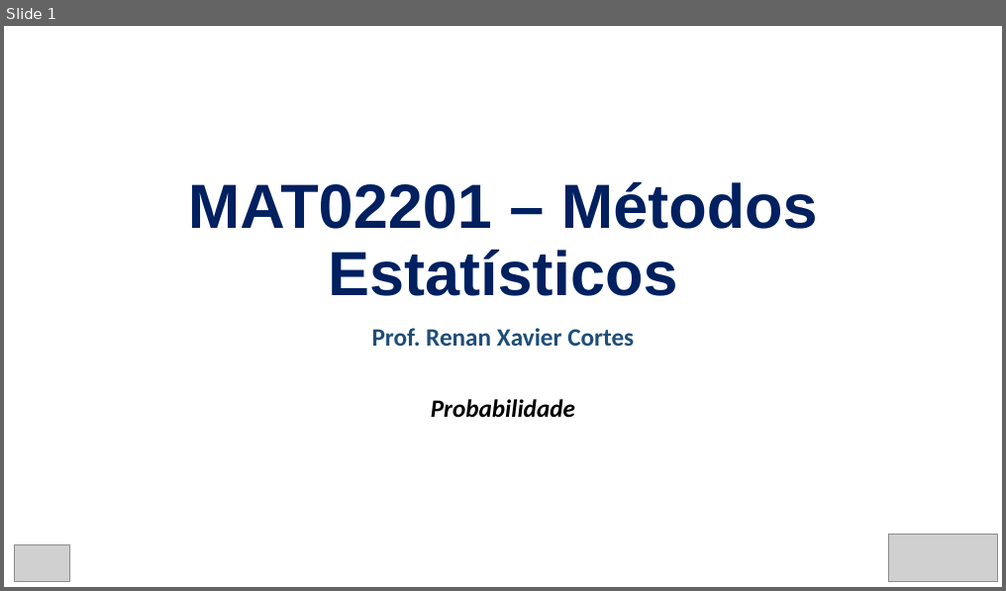
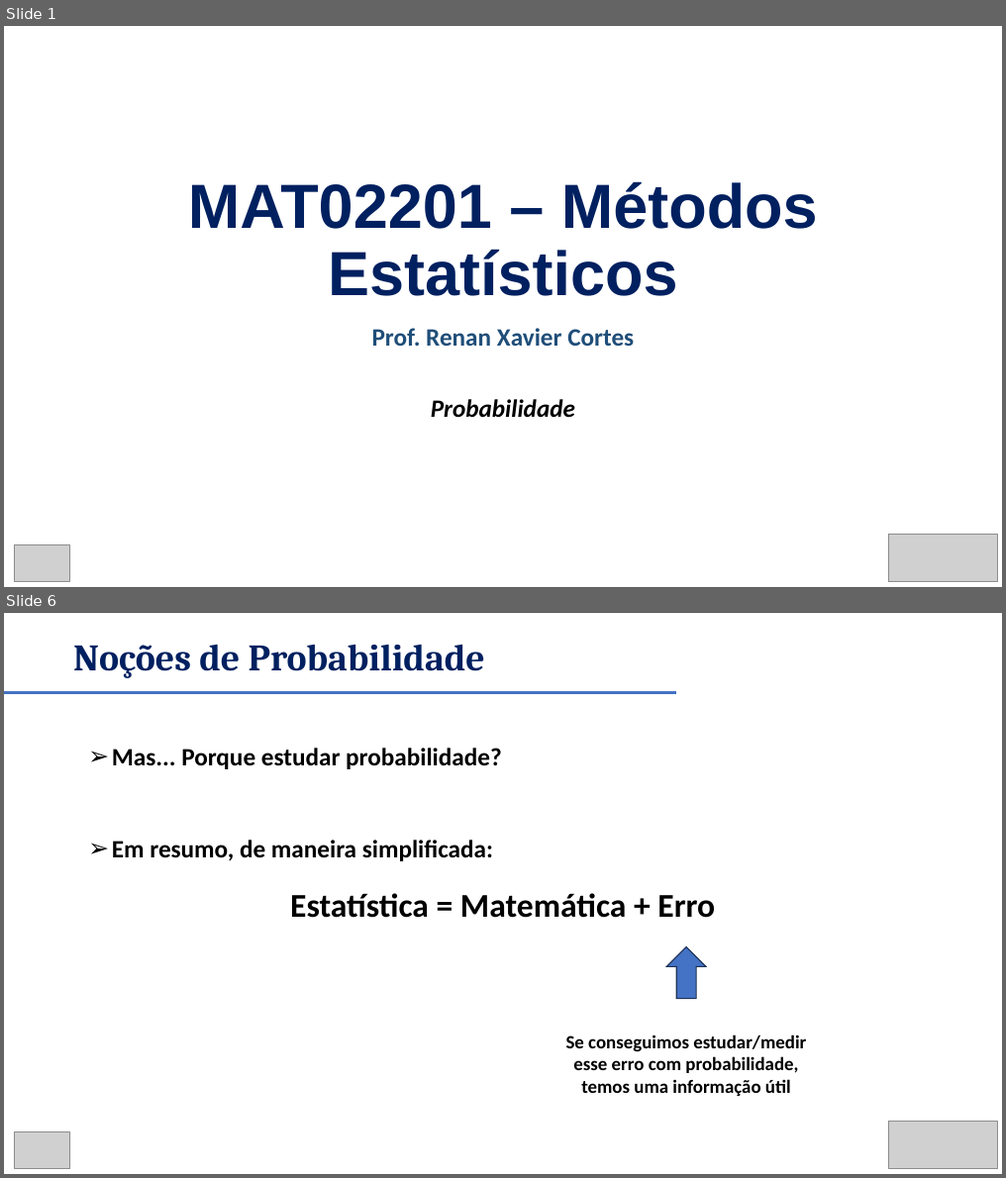
Before and after one commit to renanxcortes/teaching, a slide deck: Metodos_Estatisticos/slides/semana_5_a_6.pptx. Shown one above the other, each under a label of ours: slide 1 before the commit, slides 1 and 6 after it; the slides between them are not shown. The pictures are 1006x591 and 1006x1178 pixels, drawn with LibreOffice and Linux fonts; fonts in the diff are those of the drawing; grey boxes stand for pictures. Boxes give left, top, right and bottom in pixels: in the first picture for what was removed or moved away, otherwise in the second. Text is boxed around its words. In the diff, an @@ line names an element or a change of style, - is before the commit and + after.

```diff
--- a/Metodos_Estatisticos/slides/semana_5_a_6.pptx
+++ b/Metodos_Estatisticos/slides/semana_5_a_6.pptx
@@ slide 6 added at <box>4,613,1002,1174</box>, background #FFFFFF @@
@@ text added at <box>73,644,485,678</box>, 36 pt, text #002060, bold @@
+Noções de Probabilidade
@@ line added from (4, 692) to (676, 692), #4472C4 3 pt @@
@@ text added at <box>112,748,715,918</box>, 24 pt, text #000000, bold @@
+➢ Mas... Porque estudar probabilidade?
+➢ Em resumo, de maneira simplificada:
+Estatística = Matemática + Erro
@@ down arrow added at <box>666,948,706,999</box>, fill #4472C4, outline #1E3256 1 pt @@
@@ text added at <box>566,1035,806,1096</box>, 18 pt, text #000000, bold @@
+Se conseguimos estudar/medir esse erro com probabilidade, temos uma informação útil
@@ picture added at <box>14,1133,70,1169</box> @@
@@ picture added at <box>888,1121,997,1168</box> @@
```
Also in this commit, not shown: 1 slide changed, 10 other slides added, 1 slide removed.
